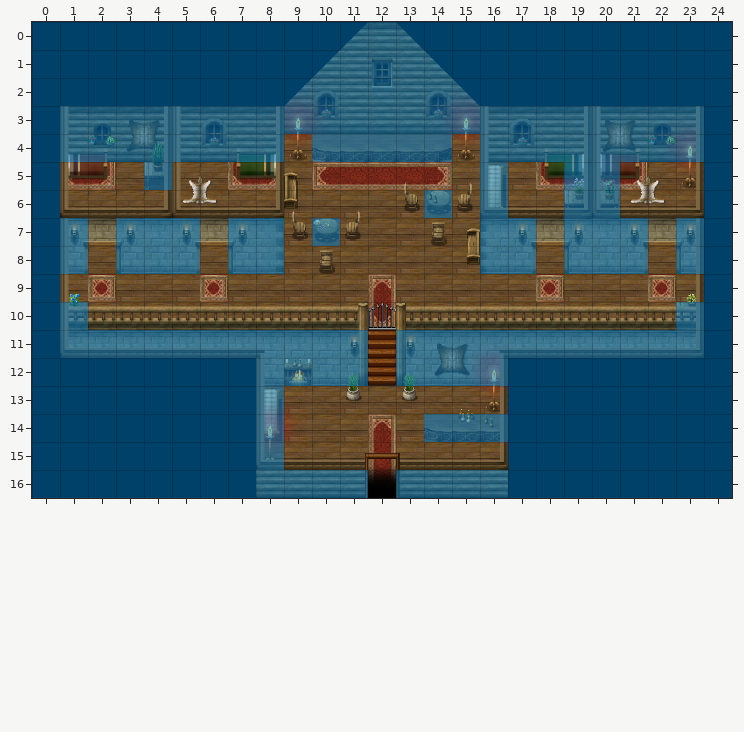
An edit to a level. Tiled map, res/map/gandriabrothel/gandriabrothel.tmx. Above: the version before the commit.
Cells are 50x50 px. Shown: x 0..24, y 0..16.
And afterwards:
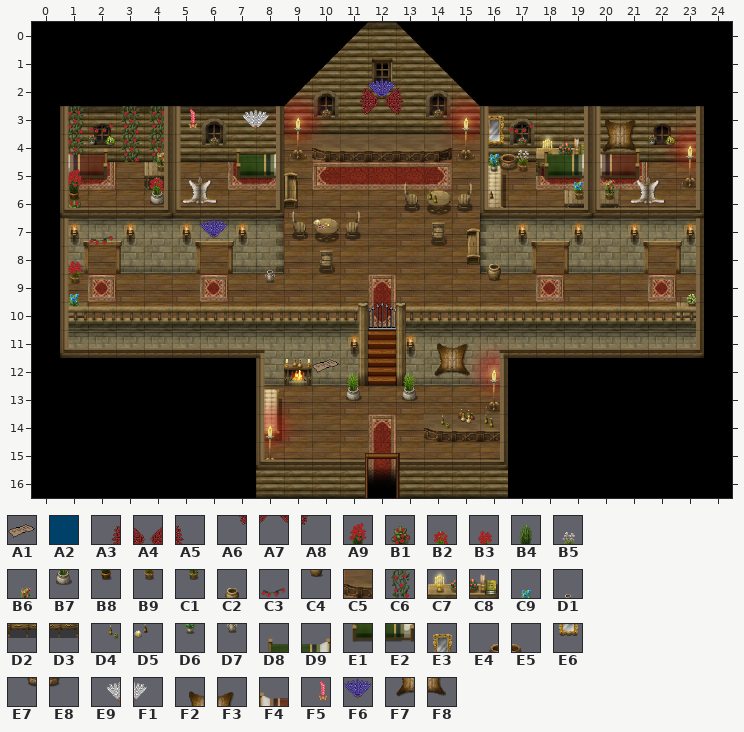
Key: from "tileset_map_dynamic_tiles": A1 63; from "tileset_map_gandriabrothel": A2 0, A3 69, A4 70, A5 71, A6 88, A7 89, A8 90, A9 99, B1 100, B2 101, B3 102, B4 103, B5 106, B6 107, B7 120, B8 122, B9 125, C1 126, C2 129, C3 145, C4 148, C5 151, C6 165, C7 168, C8 169, C9 184, D1 185, D2 187, D3 188, D4 201, D5 202, D6 203, D7 204, D8 221, D9 222, E1 240, E2 241, E3 259, E4 260, E5 261, E6 278, E7 279, E8 280, E9 309, F1 310, F2 315, F3 316, F4 319, F5 327, F6 328, F7 334, F8 335.
__ is an empty cell.
Objects are placed by their top-left corner, in cells (3,4 is the top-left corner of cell 3,4); size is 1x1 cell unless given.
Tiles replaced or removed in this view: A2, B4, B5, B8, C5, C9, D8, D9, E1, E2, F2, F3, F4, F7, F8.
See-through tiles are keyed as they look on the map.
Change:
Changed rows in their new state; .. is an unchanged cell.
Layer "BG 2":
first column x 1:
 3 C6 .. C6 C6 .. .. .. .. .. .. .. .. .. .. .. .. .. .. ..
 4 C6 .. C6 C6 .. .. .. .. .. .. .. .. .. .. .. .. .. C7 C8
 5 .. .. .. .. .. .. .. .. .. .. .. .. .. .. .. .. .. D2 D3
 6 B8 .. .. .. .. .. .. .. .. .. .. .. .. .. .. .. .. .. ..
Layer "BG 3":
first column x 1:
 2 .. .. .. .. .. .. .. .. .. .. A3 A4 A5 .. .. .. .. .. ..
 3 .. .. .. .. .. .. .. .. .. .. A6 A7 A8 .. .. E3 .. .. ..
 4 F4 .. .. B6 .. .. .. .. .. .. .. .. .. .. .. E6 B5 D8 D9
 5 .. .. .. C1 .. .. .. .. .. .. .. .. .. .. .. .. B9 E1 E2
 8 B3 .. .. .. .. .. .. .. .. .. .. .. .. .. .. .. .. .. ..
 9 B9 .. .. .. .. .. .. .. .. .. .. .. .. .. .. .. .. .. ..
first column x 14:
14 D4
Layer "BG 4":
first column x 1:
 2 .. .. .. .. .. .. .. .. .. .. .. F6 .. .. .. .. .. .. ..
 3 .. C3 .. .. F5 .. E9 F1 .. .. .. .. .. .. .. .. C3 .. ..
 4 .. .. .. .. .. .. .. .. .. .. .. .. .. .. .. E4 E5 .. ..
 5 A9 .. .. B2 .. .. .. .. .. .. .. .. .. .. .. E7 E8 .. C9
 6 B1 .. .. B7 .. .. .. .. .. .. .. .. .. .. .. D5 .. .. ..
 8 .. .. .. .. .. .. .. D1 .. .. .. .. .. .. .. C2 .. .. ..
 9 .. .. .. .. .. .. .. D7 .. .. .. .. .. .. .. C4 .. .. ..
Layer "LFG 1":
first column x 16:
 4 C9
 5 D6
Layer "FG 1":
first column x 2:
 7 C3 .. .. .. F6
Layer "dynamic":
added: A1 at 10,11.8
Layer "collidable" (now hidden):
first column x 0:
 0 __ __ __ __ __ __ __ __ __ __ __ __ __ __ __ __ __ __ __ __ __ __ __ __ __
 1 __ __ __ __ __ __ __ __ __ __ __ __ __ __ __ __ __ __ __ __ __ __ __ __ __
 2 __ __ __ __ __ __ __ __ __ __ __ __ __ __ __ __ __ __ __ __ __ __ __ __ __
 3 __ __ __ __ __ __ __ __ __ __ __ __ __ __ __ __ __ __ __ __ __ __ __ __ __
 4 __ __ __ __ __ __ __ __ __ .. __ __ __ __ __ .. __ __ __ __ __ __ __ __ __
 5 __ .. .. .. __ .. .. .. .. .. .. .. .. .. .. .. __ .. .. __ __ .. .. .. __
 6 __ .. .. .. .. .. .. .. .. .. .. .. .. .. __ .. __ .. .. __ __ .. .. .. __
 7 __ __ .. __ __ __ .. __ __ .. __ .. .. .. .. .. __ __ .. __ __ __ .. __ __
 8 __ __ .. __ __ __ .. __ __ .. .. .. .. .. .. .. __ __ .. __ __ __ .. __ __
 9 __ .. .. .. .. .. .. .. .. .. .. .. .. .. .. .. .. .. .. .. .. .. .. .. __
10 __ __ .. .. .. .. .. .. .. .. .. .. .. .. .. .. .. .. .. .. .. .. .. __ __
11 __ __ __ __ __ __ __ __ __ __ __ __ .. __ __ __ __ __ __ __ __ __ __ __ __
12 __ __ __ __ __ __ __ __ __ __ __ __ .. __ __ __ __ __ __ __ __ __ __ __ __
13 __ __ __ __ __ __ __ __ __ .. .. .. .. .. .. .. .. __ __ __ __ __ __ __ __
14 __ __ __ __ __ __ __ __ __ .. .. .. .. .. __ __ __ __ __ __ __ __ __ __ __
15 __ __ __ __ __ __ __ __ __ .. .. .. .. .. .. .. .. __ __ __ __ __ __ __ __
16 __ __ __ __ __ __ __ __ __ __ __ __ .. __ __ __ __ __ __ __ __ __ __ __ __
